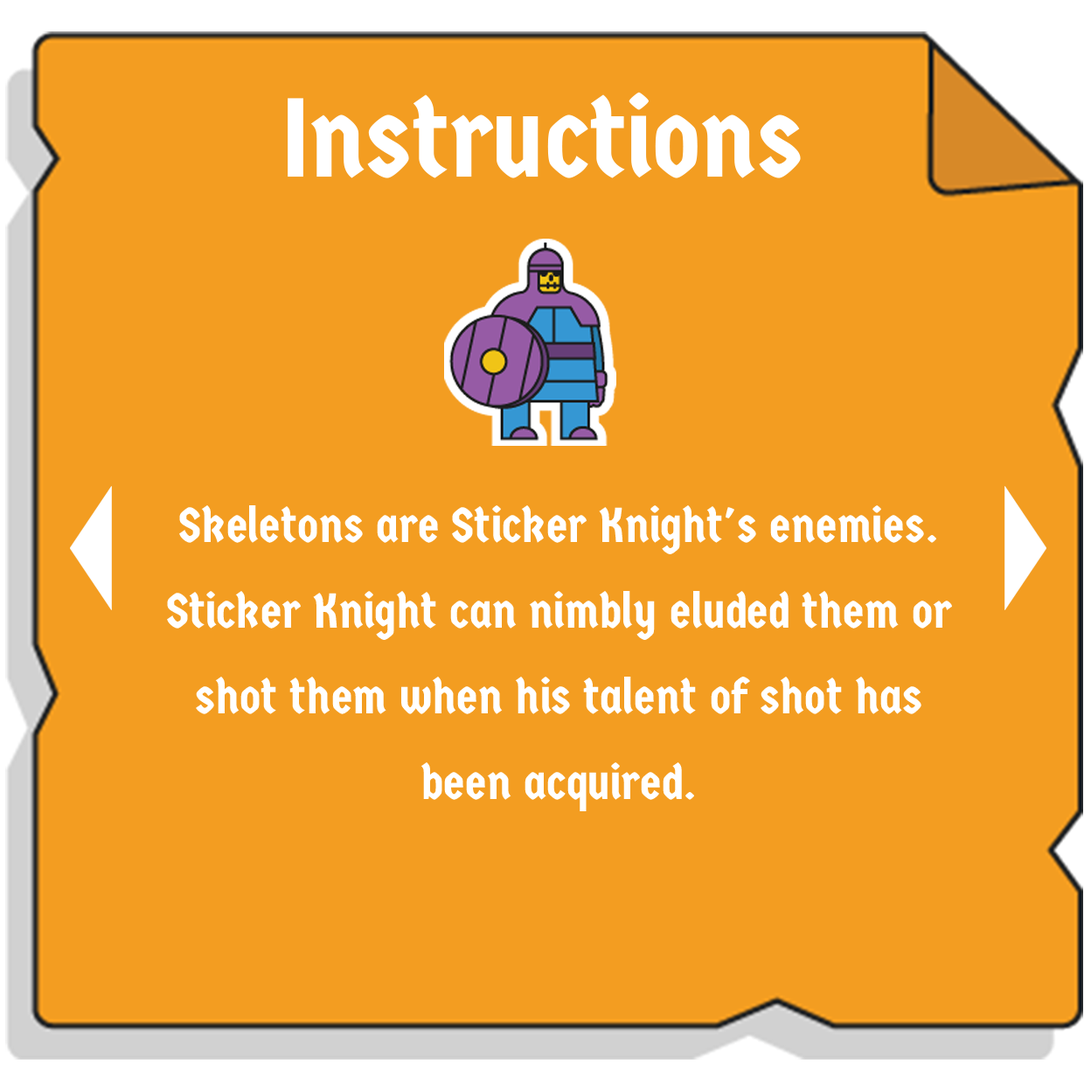
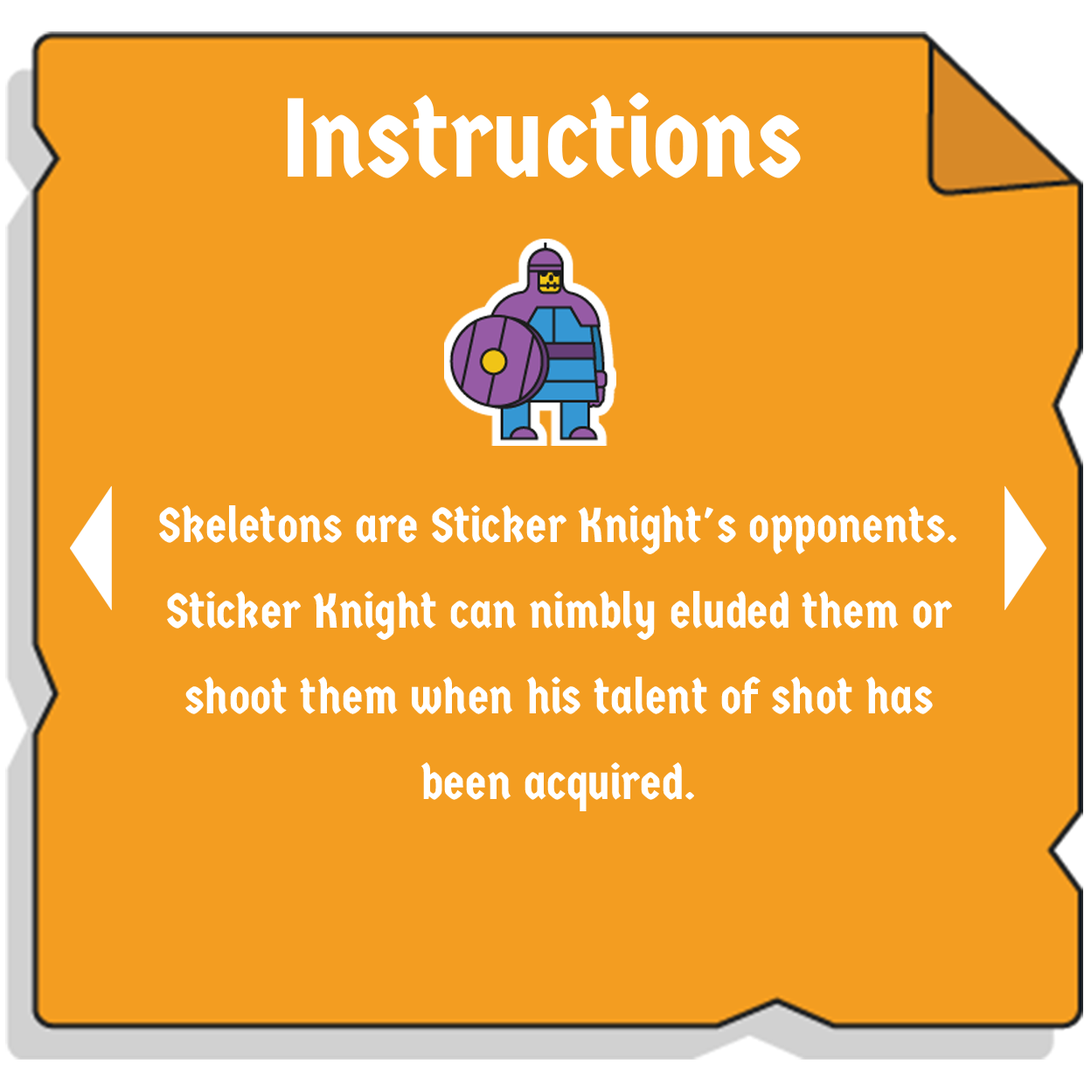
The second 1091 x 1091 image is a revision of the first. Changes to its layers:
renamed "Skeletons are Sticker Knight's enemies. Sticker Knight can nimb" to "Skeletons are Sticker Knight's opponents. Sticker Knight can ni", painted on it over [159, 505, 957, 715]
